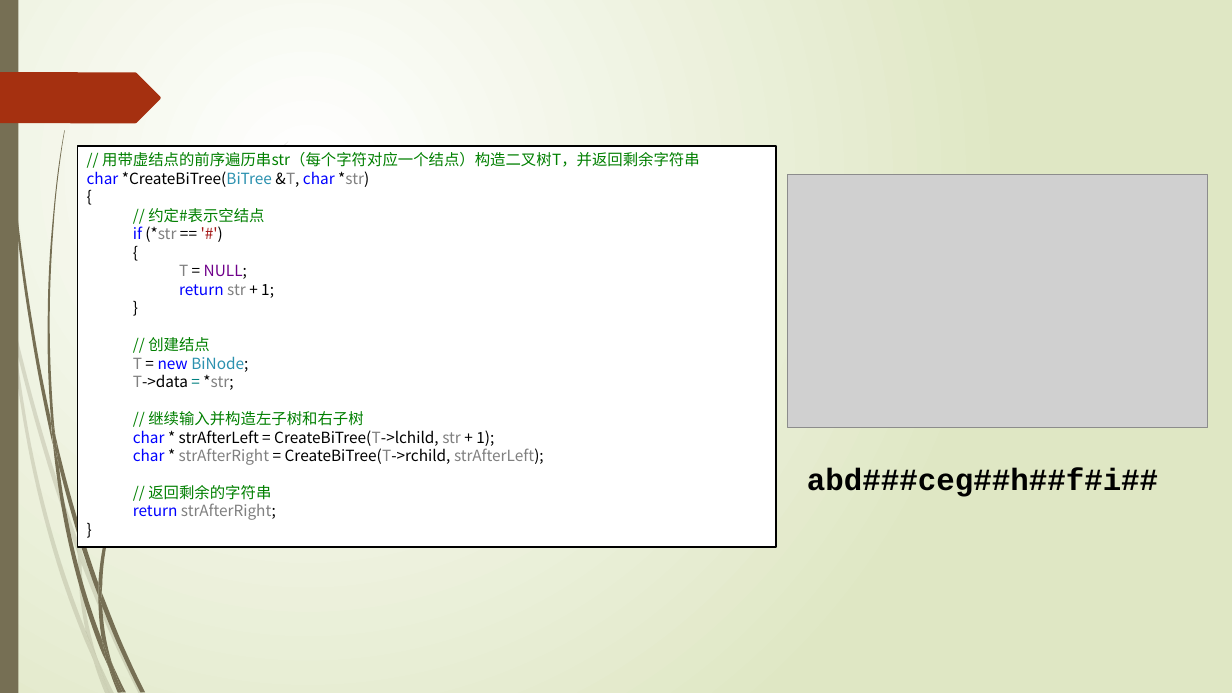
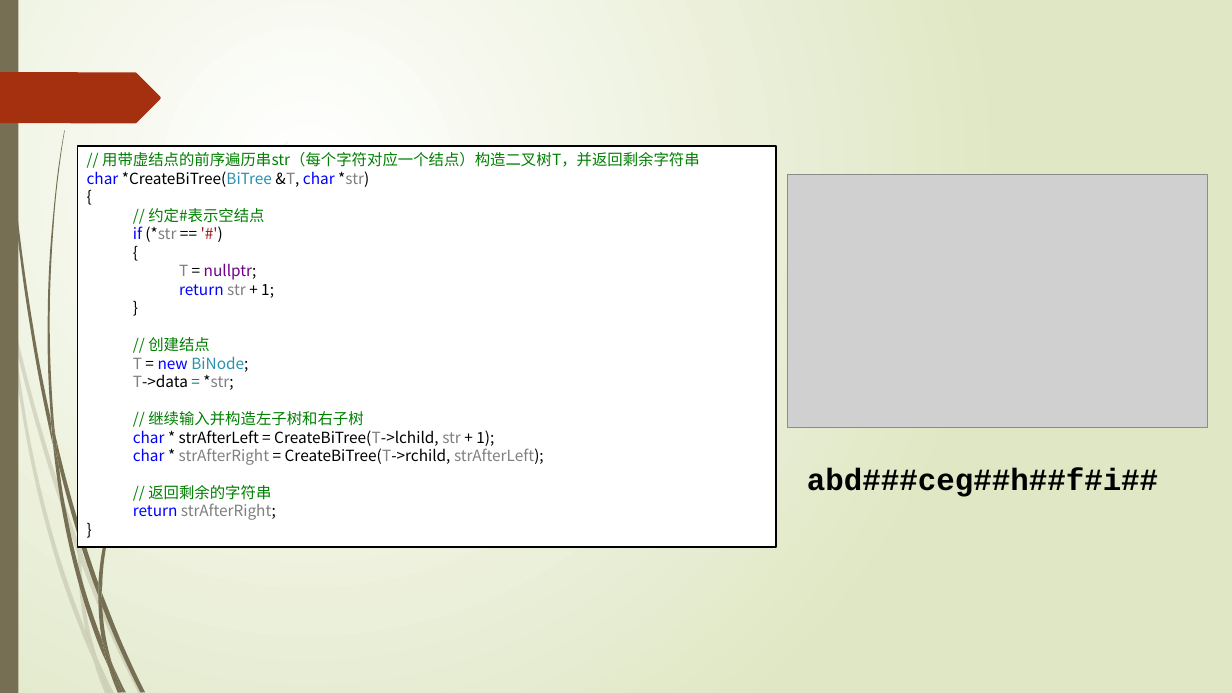
Before and after one commit to TeacherPeng/Datastruct, a slide deck: slide 14 of 教案/第06章 树、二叉树和森林.pptx. Drawn at 1232x693 pixels with LibreOffice and Linux fonts; fonts in the diff are those of the drawing; grey boxes stand for pictures. Boxes give left, top, right and bottom in pixels: in the first picture for what was removed or moved away, otherwise in the second. Text is boxed around its words. In the diff, an @@ line names an element or a change of style, - is before the commit and + after.

```diff
--- a/教案/第06章 树、二叉树和森林.pptx
+++ b/教案/第06章 树、二叉树和森林.pptx
@@ text in rectangle at [179,263,257,280]: text changed @@
-    T = NULL;
+    T = nullptr;
```
Also in this commit, not shown: 3 other slides changed, 1 other file.
